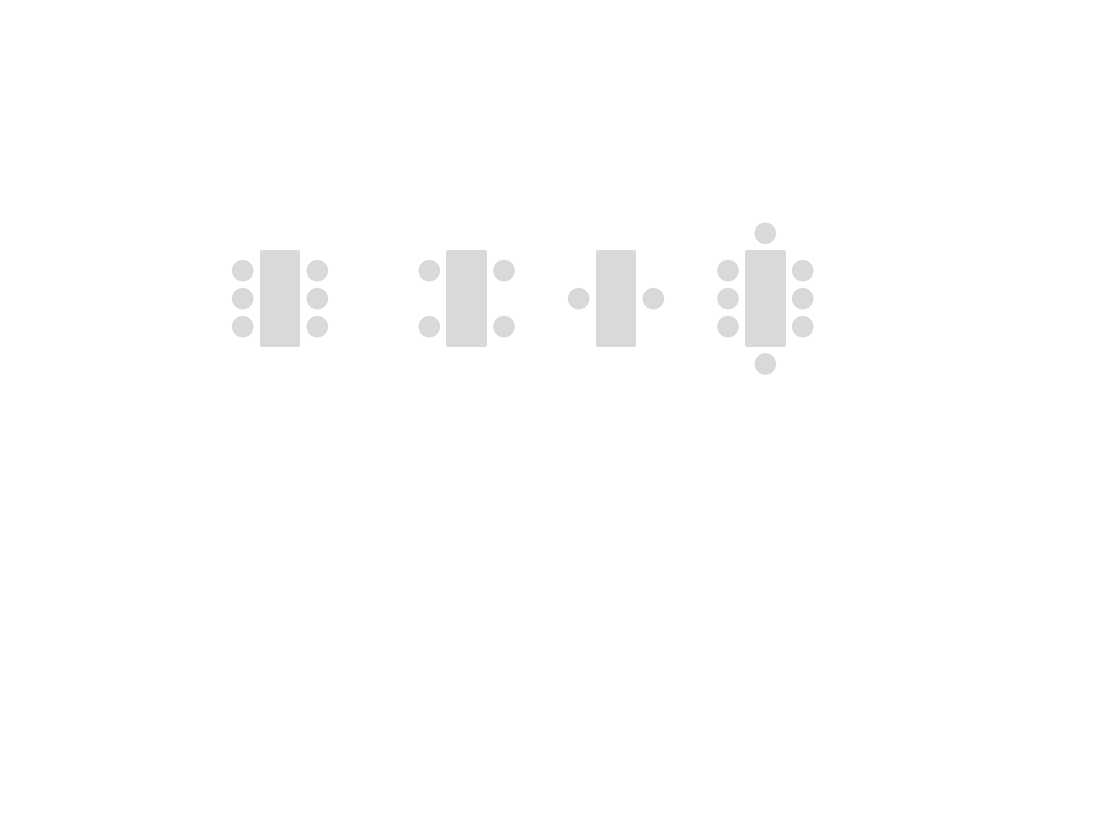
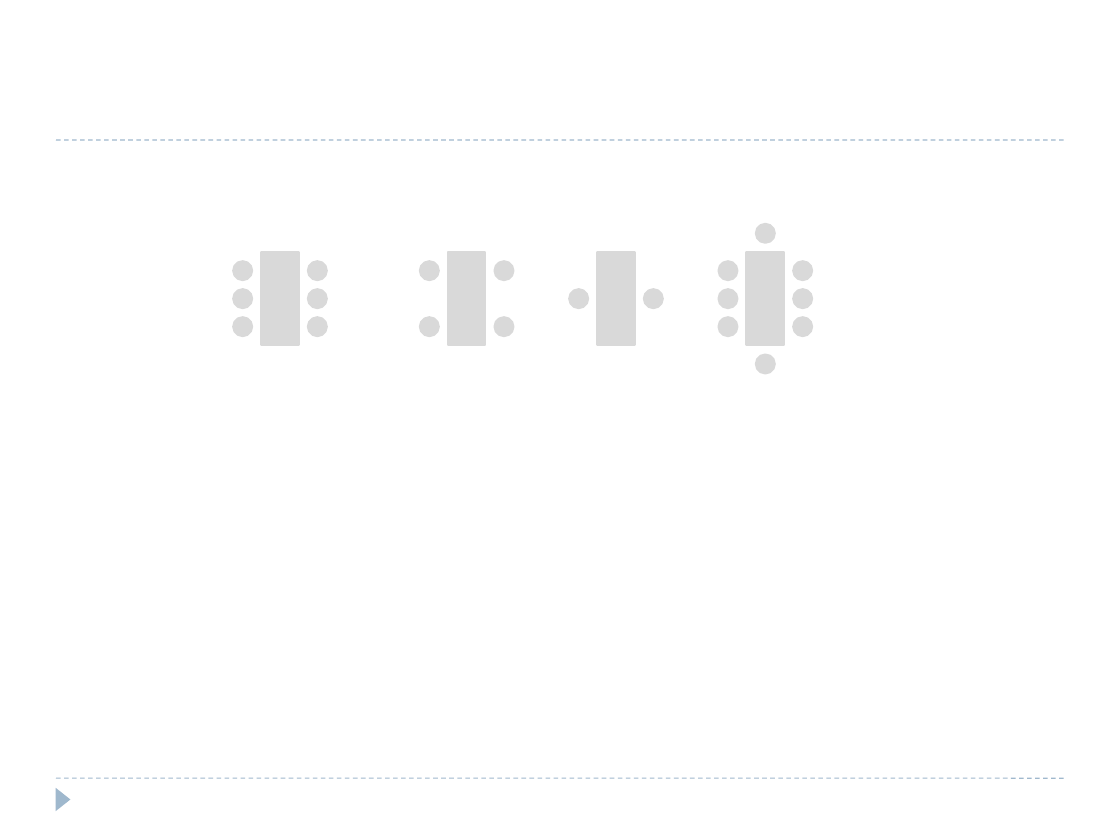
Before and after one commit to sala223/DelicacyFusion, a slide deck: slide 8 of modules/android/android-client/doc/Overview.pptx (slide 4 before the commit). Drawn at 1120x840 pixels with LibreOffice and Linux fonts; fonts in the diff are those of the drawing. Boxes give left, top, right and bottom in pixels: in the first picture for what was removed or moved away, otherwise in the second. Text is boxed around its words. In the diff, an @@ line names an element or a change of style, - is before the commit and + after.

```diff
--- a/modules/android/android-client/doc/Overview.pptx
+++ b/modules/android/android-client/doc/Overview.pptx
@@ line added from (56, 140) to (1064, 140), #9FB8CD 0.75 pt dashed @@
@@ line added from (56, 778) to (1064, 778), #9FB8CD 0.75 pt dashed @@
@@ triangle added at (x1=56, y1=787, x2=71, y2=811), fill #9FB8CD @@
```
Also in this commit, not shown: 3 other slides changed, 4 slides added, 1 slide removed, 7 other files.
